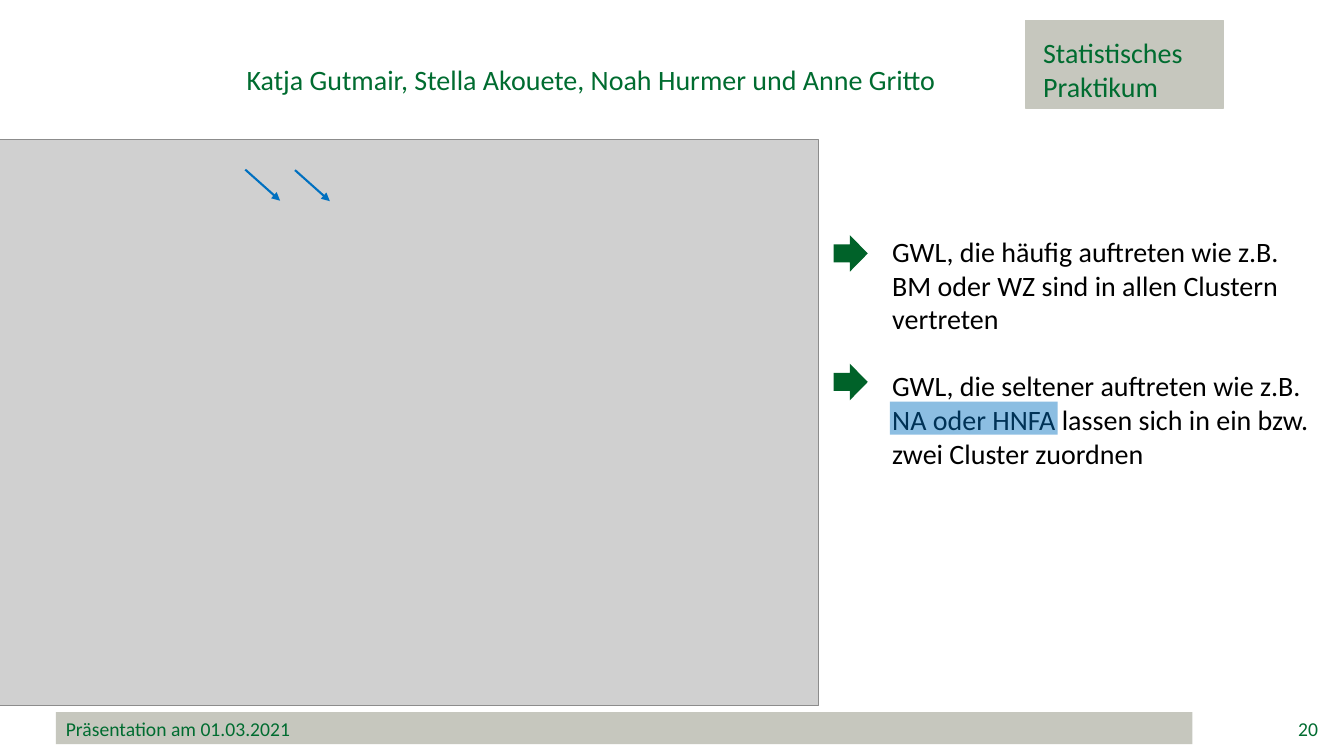
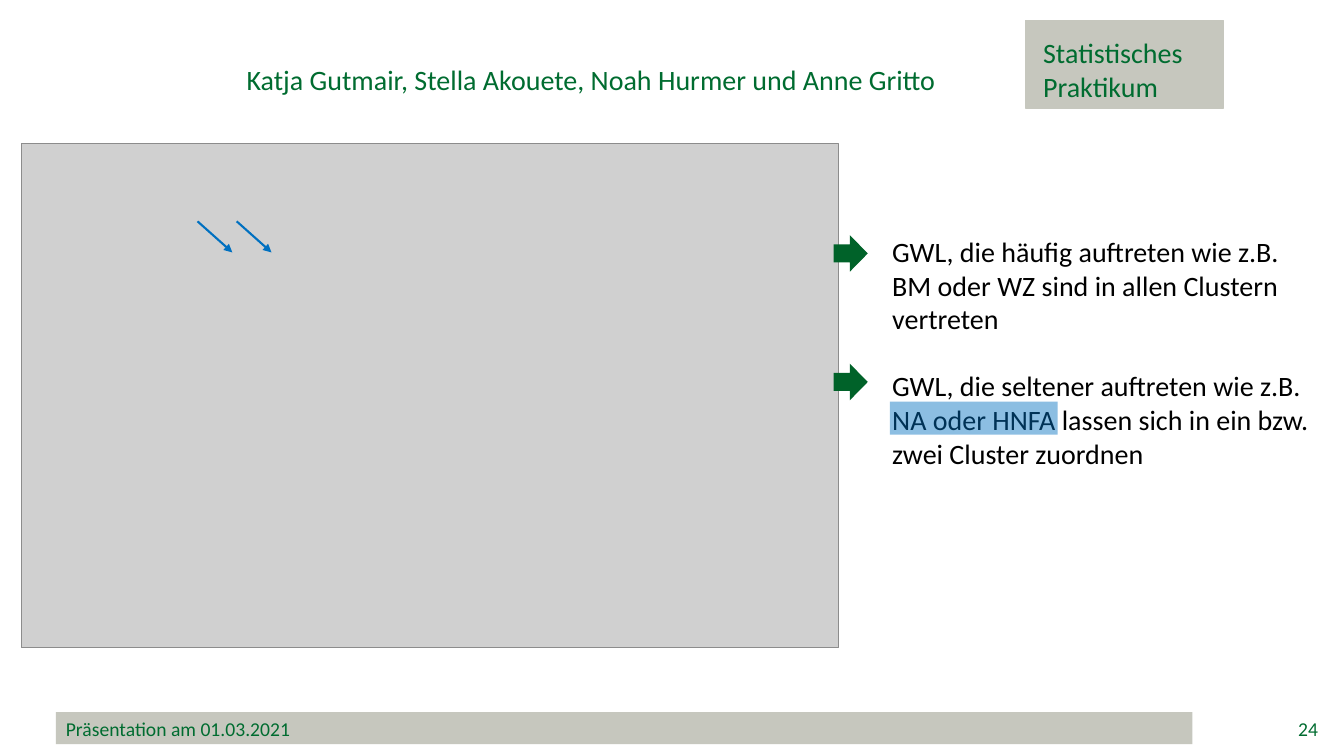
Before and after one commit to minimops/weatherFrog, a slide deck: slide 24 of documentation/ppt/Präsentation.pptx (slide 20 before the commit). Drawn at 1344x756 pixels with LibreOffice and Linux fonts; fonts in the diff are those of the drawing; grey boxes stand for pictures; background and template pictures are left out. Boxes give left, top, right and bottom in pixels: in the first picture for what was removed or moved away, otherwise in the second. Text is boxed around its words. In the diff, an @@ line names an element or a change of style, - is before the commit and + after.

```diff
--- a/documentation/ppt/Präsentation.pptx
+++ b/documentation/ppt/Präsentation.pptx
@@ picture: place and size @@
-picture at [0,140,819,706]
+picture at [21,144,839,648]
@@ arrow moved from (295, 170) - (330, 202) to (198, 222) - (233, 252) @@
@@ arrow moved from (245, 169) - (280, 201) to (237, 222) - (271, 252) @@
@@ page number at [1298,723,1318,736]: text changed @@
-20
+24
```
Also in this commit, not shown: 6 other slides changed, 7 slides added, 10 slides removed, 1 other file.
